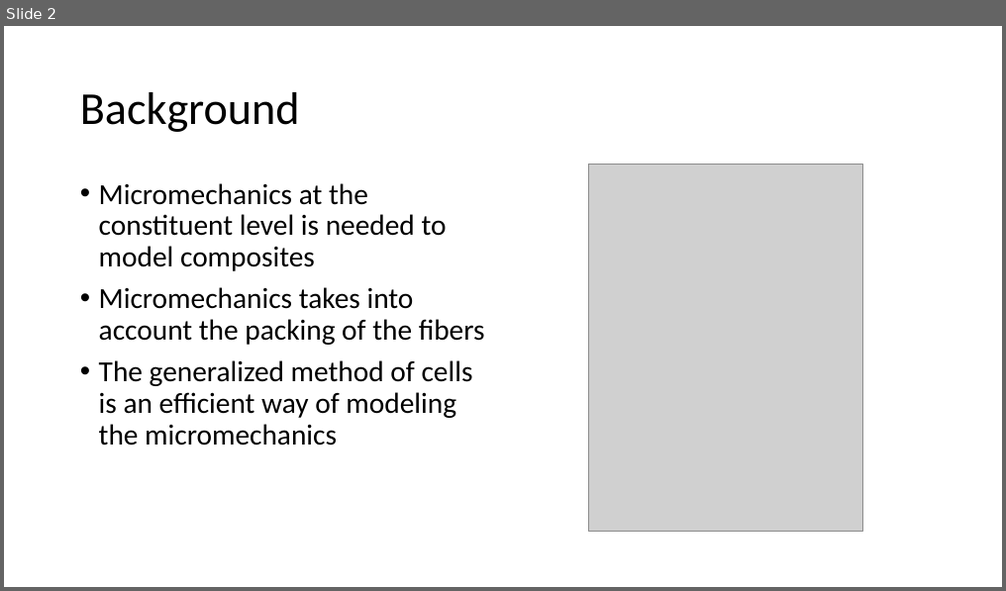
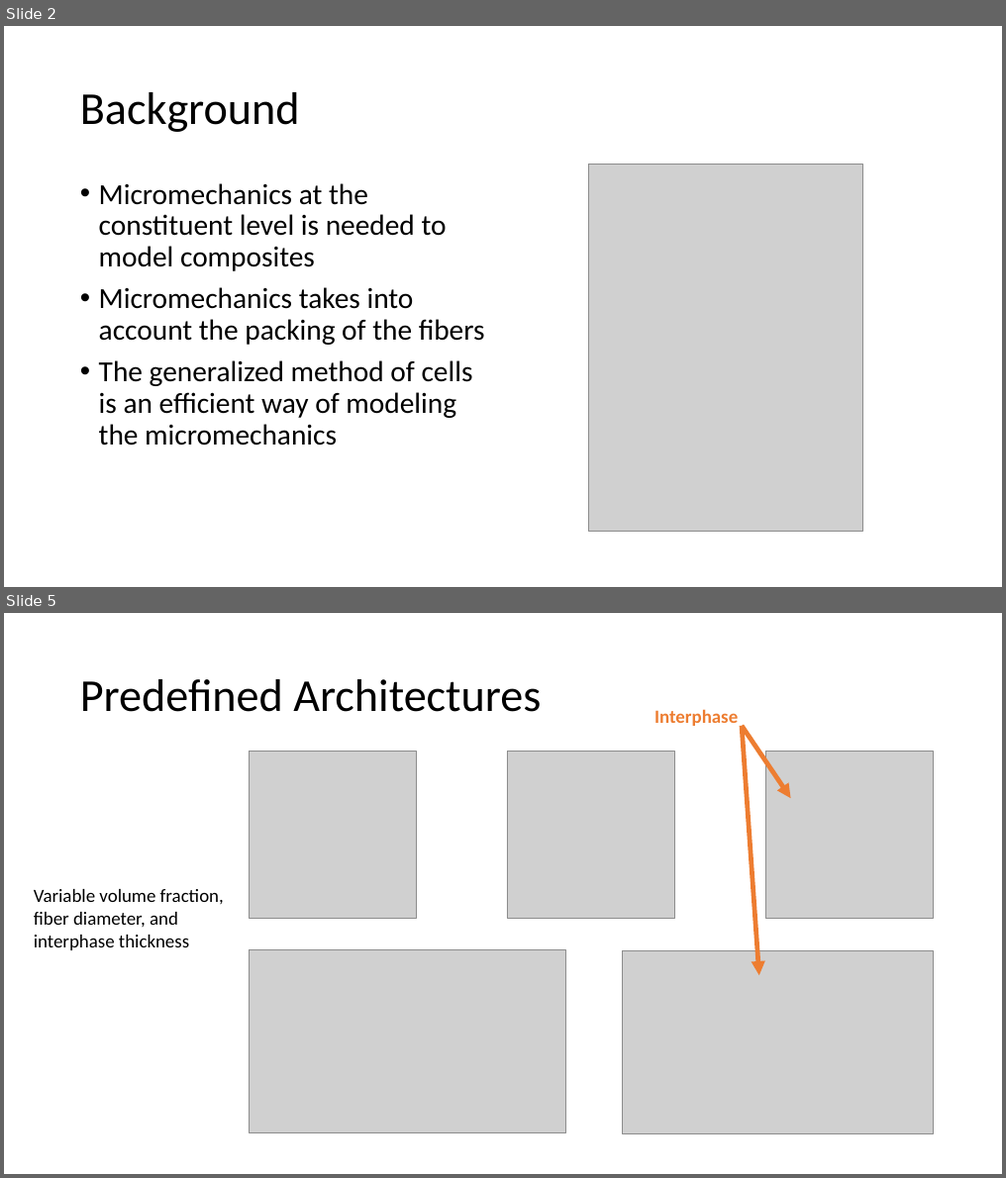
Before and after one commit to nahernz/Method_of_Cells, a slide deck: Generalized Method of Cells (08-01-2014).pptx. Shown one above the other, each under a label of ours: slide 2 before the commit, slides 2 and 5 after it; the slides between them are not shown. The pictures are 1006x591 and 1006x1178 pixels, drawn with LibreOffice and Linux fonts; fonts in the diff are those of the drawing; grey boxes stand for pictures. Boxes give left, top, right and bottom in pixels: in the first picture for what was removed or moved away, otherwise in the second. Text is boxed around its words. In the diff, an @@ line names an element or a change of style, - is before the commit and + after.

Commit message:
added architecture pictures and crude property calculator

```diff
--- a/Generalized Method of Cells (08-01-2014).pptx
+++ b/Generalized Method of Cells (08-01-2014).pptx
@@ slide 5 added at bbox=[4, 613, 1002, 1174], background #FFFFFF @@
@@ title added at bbox=[80, 679, 541, 712], 44 pt, text #000000 @@
+Predefined Architectures
@@ text added at bbox=[654, 709, 738, 726], 18 pt, text #ED7D31, bold @@
+Interphase
@@ arrow added from (743, 726) to (791, 799), #ED7D31 4.5 pt @@
@@ arrow added from (743, 726) to (759, 975), #ED7D31 4.5 pt @@
@@ picture added at bbox=[250, 752, 417, 919] @@
@@ picture added at bbox=[507, 752, 675, 919] @@
@@ picture added at bbox=[766, 752, 934, 919] @@
@@ text added at bbox=[34, 889, 224, 951], 18 pt, text #000000 @@
+Variable volume fraction, fiber diameter, and interphase thickness
@@ picture added at bbox=[250, 951, 566, 1134] @@
@@ picture added at bbox=[623, 952, 934, 1134] @@
```
Also in this commit, not shown: 1 slide changed, 2 other slides added, 10 other files.
